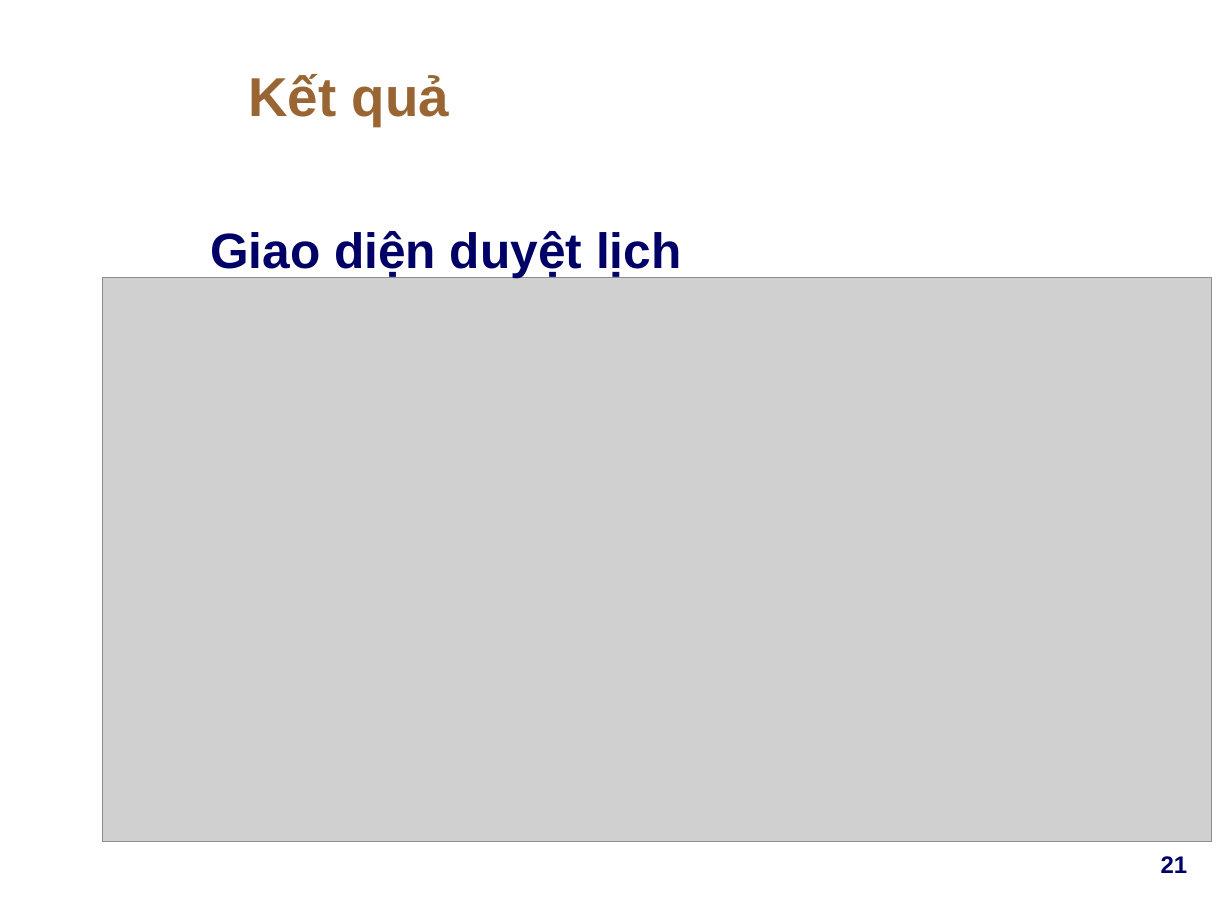
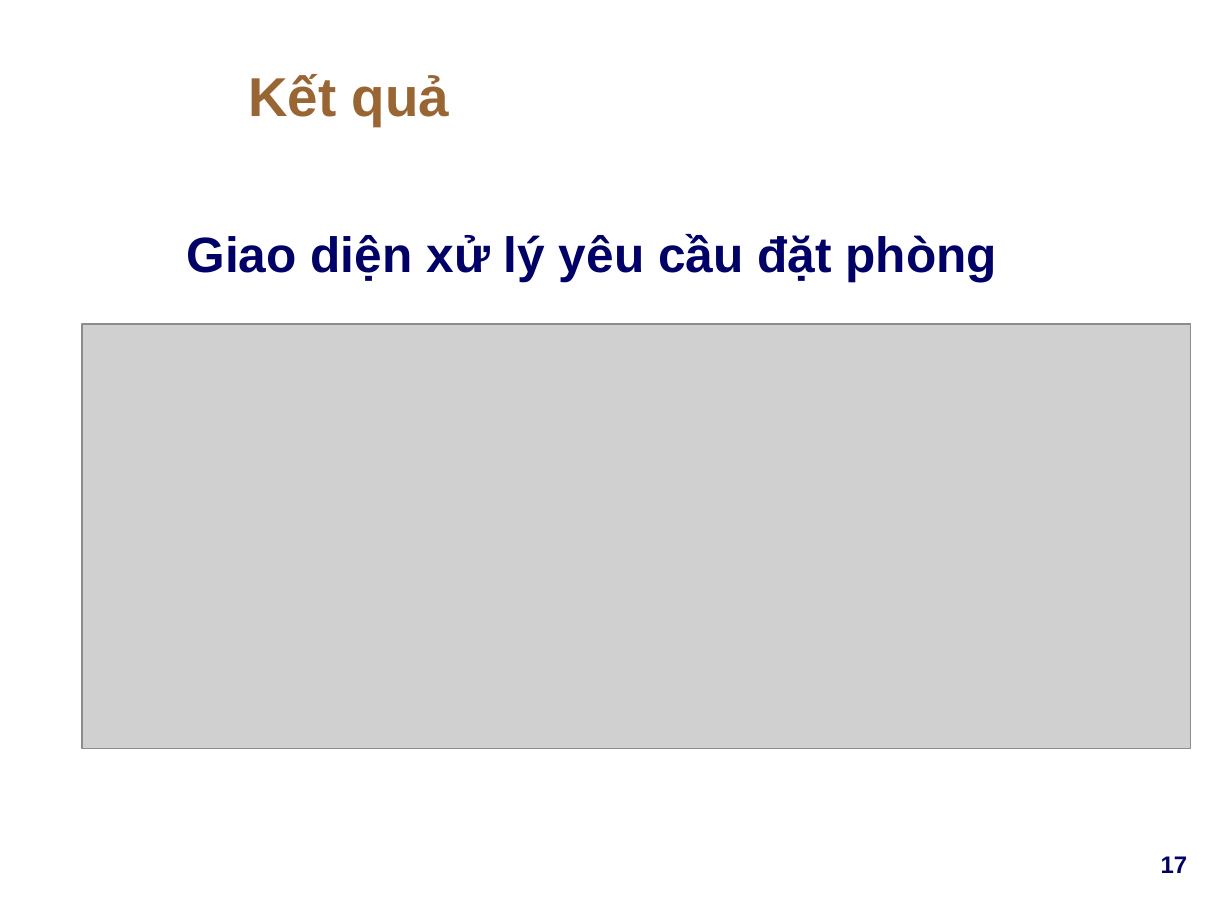
Before and after one commit to pnqphong95/lab-manager, a slide deck: slide 17 of docs/resources/Presentation.pptx (slide 21 before the commit). Drawn at 1232x924 pixels with LibreOffice and Linux fonts; fonts in the diff are those of the drawing; grey boxes stand for pictures; background and template pictures are left out. Boxes give left, top, right and bottom in pixels: in the first picture for what was removed or moved away, otherwise in the second. Text is boxed around its words. In the diff, an @@ line names an element or a change of style, - is before the commit and + after.

```diff
--- a/docs/resources/Presentation.pptx
+++ b/docs/resources/Presentation.pptx
@@ text at (187, 234, 997, 281): text changed @@
-Giao diện duyệt lịch
+Giao diện xử lý yêu cầu đặt phòng
@@ picture: place and size @@
-picture at (102, 277, 1211, 841)
+picture at (83, 324, 1191, 748)
@@ page number at (1161, 856, 1188, 873): text changed @@
-21
+17
```
Also in this commit, not shown: 13 other slides changed, 1 slide added, 5 slides removed.
